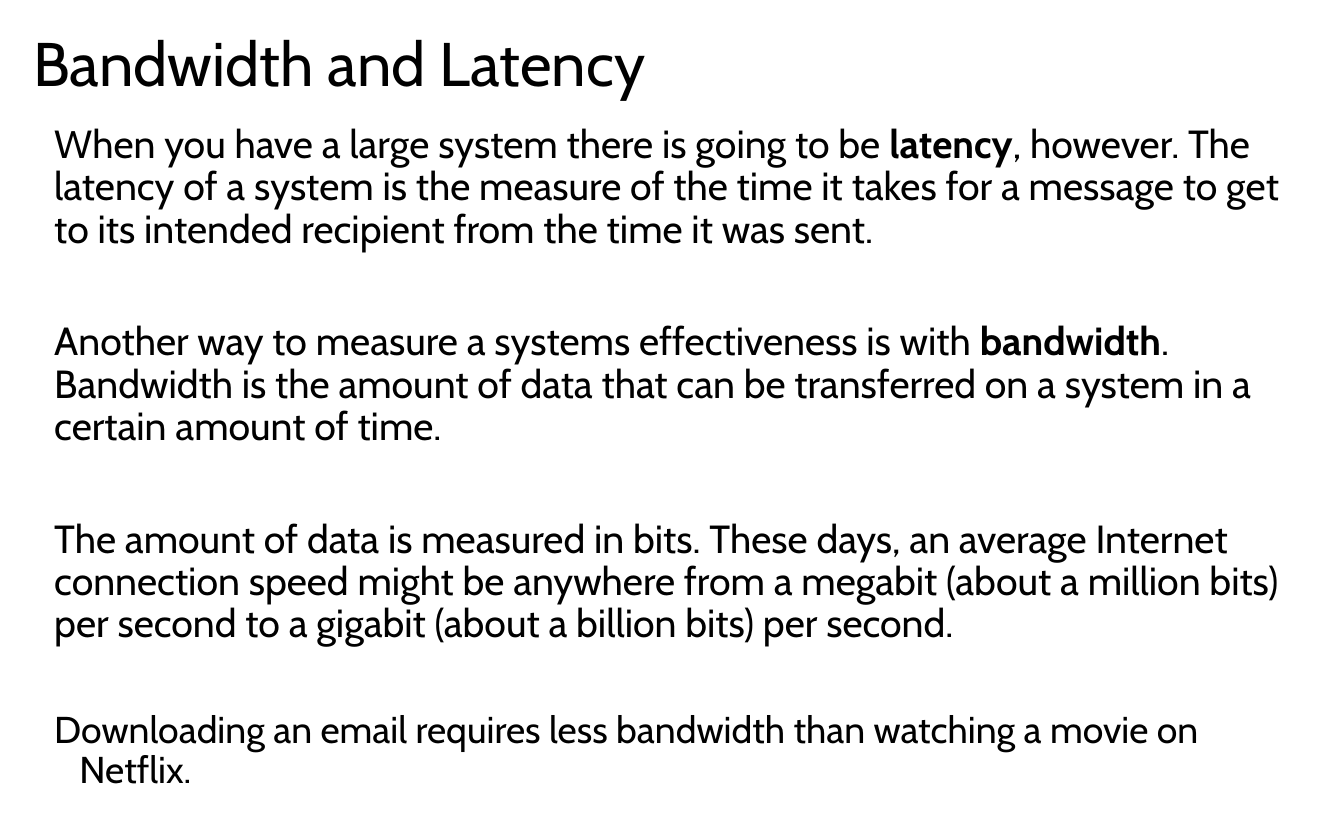
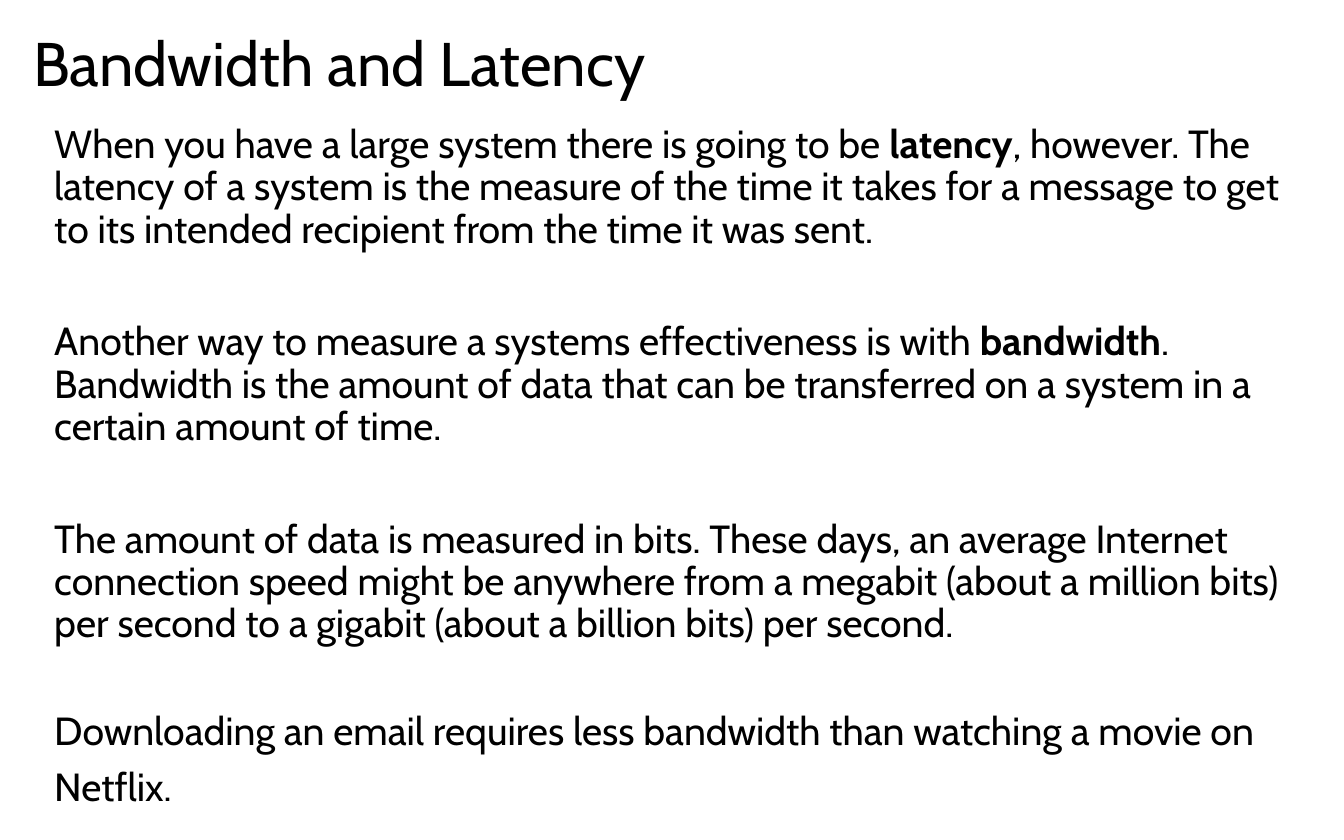
Before and after one commit to LongBaoNguyen/longbaonguyen.github.io, a slide deck: slide 36 of courses/apcsp/lect18.pptx. Drawn at 1344x840 pixels with LibreOffice and Linux fonts; fonts in the diff are those of the drawing. Boxes give left, top, right and bottom in pixels: in the first picture for what was removed or moved away, otherwise in the second. Text is boxed around its words. In the diff, an @@ line names an element or a change of style, - is before the commit and + after.

```diff
--- a/courses/apcsp/lect18.pptx
+++ b/courses/apcsp/lect18.pptx
@@ text at [54,715,1253,802]: text changed; size 20 to 21 pt @@
-Downloading an email requires less bandwidth than watching a movie on Netflix.
+Downloading an email requires less bandwidth than watching a movie on
+Netflix.
```
Also in this commit, not shown: 1 other slide changed, 4 other files.
